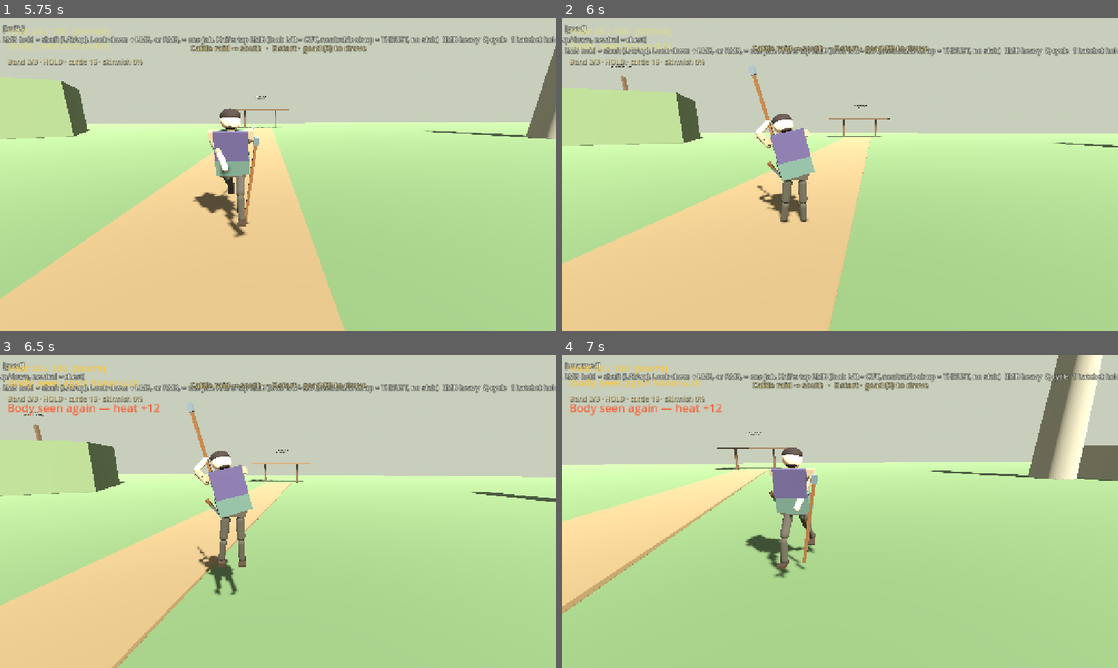
Above: before the commit, frames 1-4 (two rows, left to right).
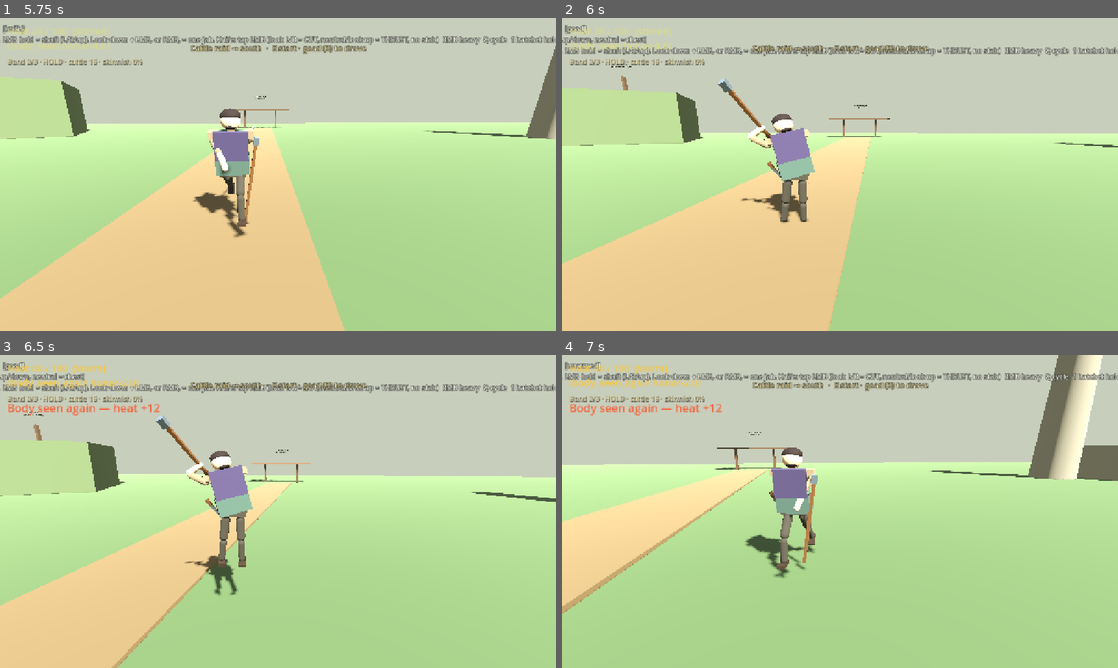
Above: after the commit, the same moments.

Repository: fortins4/devPlayground
Game: Godot game, scene res://scenes/main/main.tscn
Two runs of this game, one before a commit and one after it. Both use one fixed random seed, a clock stepped at 60 frames per second and the inputs below.
Inputs (mouse positions are in pixels of both pictures, inside the frame that each line leads up to):
- Up to frame 1 (5.75 s): tap Enter at 0.5 s; move the mouse to (305, 174) at 0.52 s; hold Right mouse button (attack_heavy) 0.53-1.28 s; hold W (move_forward) from 0.53 s (still down); click (305, 174) at 0.67 s; tap Space (jump) at 0.77, 1.52, 3.02, 3.77, 4.52 s; move the mouse to (250, 174) at 1.27 s; click (250, 174) at 1.35 s; move the mouse to (289, 168) at 2.02 s; hold H (band_toggle) 2.03-2.78 s; move the mouse to (272, 180) at 2.77 s; tap Ctrl (crouch) at 2.85 s; click (272, 180) at 2.92 s; move the mouse to (316, 177) at 3.52 s; hold Q (cycle_weapon) 3.53-4.28 s; move the mouse to (233, 171) at 4.27 s; tap E (interact) at 4.35 s; move the mouse to (283, 174) at 5.02 s; hold Shift (sprint) from 5.03 s (still down); click (283, 174) at 5.17 s
- Up to frame 2 (6 s): move the mouse to (817, 168) at 5.77 s; release W (move_forward) at 5.78 s; release Shift (sprint) at 5.78 s; hold D (move_right) from 5.78 s (still down); tap 3 (weapon_goad) at 5.85 s
- Up to frame 3 (6.5 s): keep holding D (move_right); tap Space (jump) at 6.02 s
- Up to frame 4 (7 s): move the mouse to (867, 511) at 6.52 s; release D (move_right) at 6.53 s; hold W (move_forward) from 6.53 s (still down); hold 1 (weapon_hatchet) from 6.53 s (still down); tap Space (jump) at 6.77 s

Frame 1 is identical in both runs. In frame 2, 0.6% of the frame differs, in the area x 28-39%, y 15-60%; in frame 3, 0.6%; in frame 4, nothing differs.

Commit message:
feat(combat): keep the left goad guard beside the head
Look-left was dropping the short shaft in front of the face on the second sync, after the seat had already moved the arms. The face is recognized from the look, which that seat does not rewrite, and the stick stays beside the ear. Right, high, and low guards are untouched. The shaft stays 1.30 m.

Diff:
--- a/systems/combat/tool_strike_poses.gd
+++ b/systems/combat/tool_strike_poses.gd
@@ -729,15 +729,15 @@
 ## so the shoulder, elbow, and hand are one limb. Other faces do not use this.
 static func _is_authored_left_guard(loco: Object, weapon_visual: Node3D) -> bool:
 	var pose := tool_shaft_guard_pose(&"left")
-	var arm: Vector3 = loco.get_combat_additive("right_arm")
-	var fore: Vector3 = loco.get_combat_additive("right_forearm")
-	if arm.distance_to(pose["right_arm"]) > deg_to_rad(6.0):
-		return false
-	if fore.distance_to(pose["right_forearm"]) > deg_to_rad(8.0):
-		return false
-	if weapon_visual.rotation.distance_to(pose["weapon"]) > deg_to_rad(12.0):
-		return false
-	return true
+	# Look-left. Hips, chest, and head stay on this face. The beside-head
+	# seat rewrites both arms and the weapon euler, and the frame syncs
+	# again — those three must not be what identifies it, or the second
+	# sync drops the shaft back in front of the face. Other faces are not this look.
+	for joint in ["hips", "torso", "head"]:
+		var have: Vector3 = loco.get_combat_additive(joint)
+		if have.distance_to(pose[joint]) > deg_to_rad(5.0):
+			return false
+	return weapon_visual != null
 
 
 static func _seat_left_guard_beside(loco: Object, weapon_visual: Node3D, goad: Node3D, left_arm: Node3D, left_fore: Node3D, right_arm: Node3D, right_fore: Node3D, torso: Node3D, head: Node3D) -> void:
